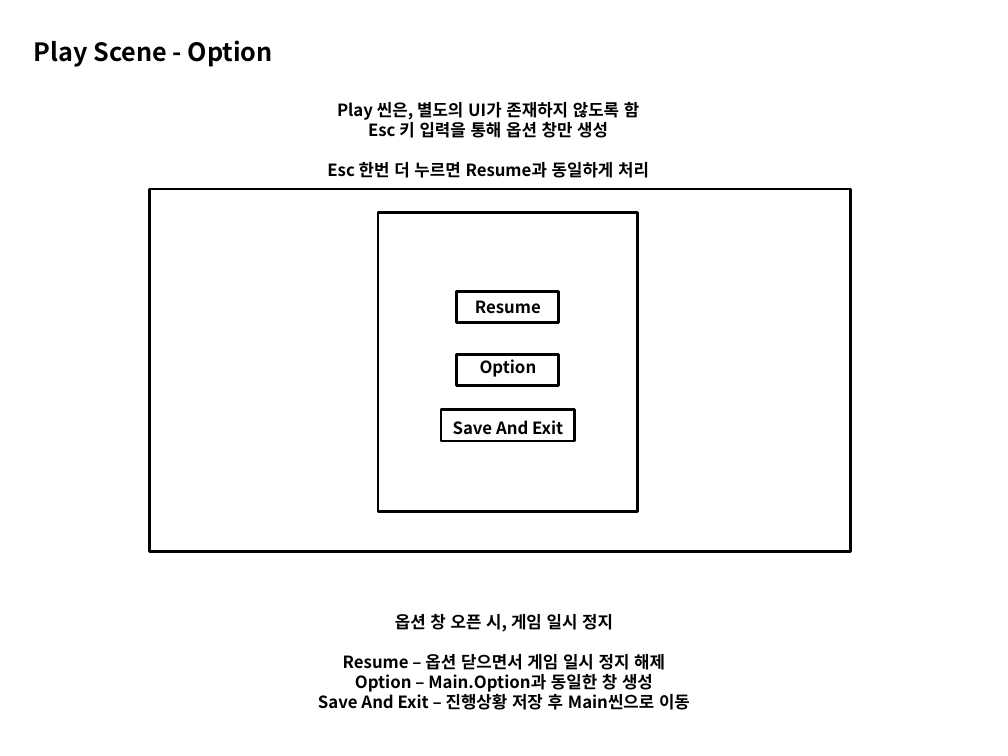
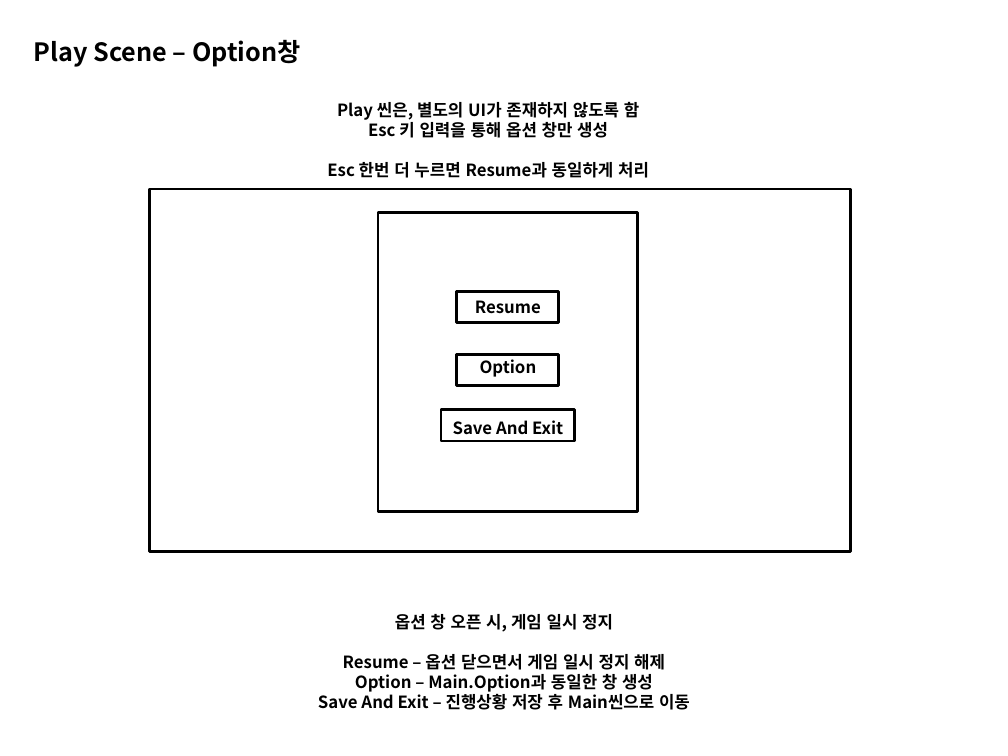
Before and after one commit to DorongSeok/Project_Fallen, a slide deck: slide 8 of 기획서/UI 기획서.pptx. Drawn at 1008x756 pixels with LibreOffice and Linux fonts; fonts in the diff are those of the drawing. Boxes give left, top, right and bottom in pixels: in the first picture for what was removed or moved away, otherwise in the second. Text is boxed around its words. In the diff, an @@ line names an element or a change of style, - is before the commit and + after.

```diff
--- a/기획서/UI 기획서.pptx
+++ b/기획서/UI 기획서.pptx
@@ text at <box>33,39,300,67</box>: text changed @@
-Play Scene - Option
+Play Scene – Option창
```
Also in this commit, not shown: 19 other files.
